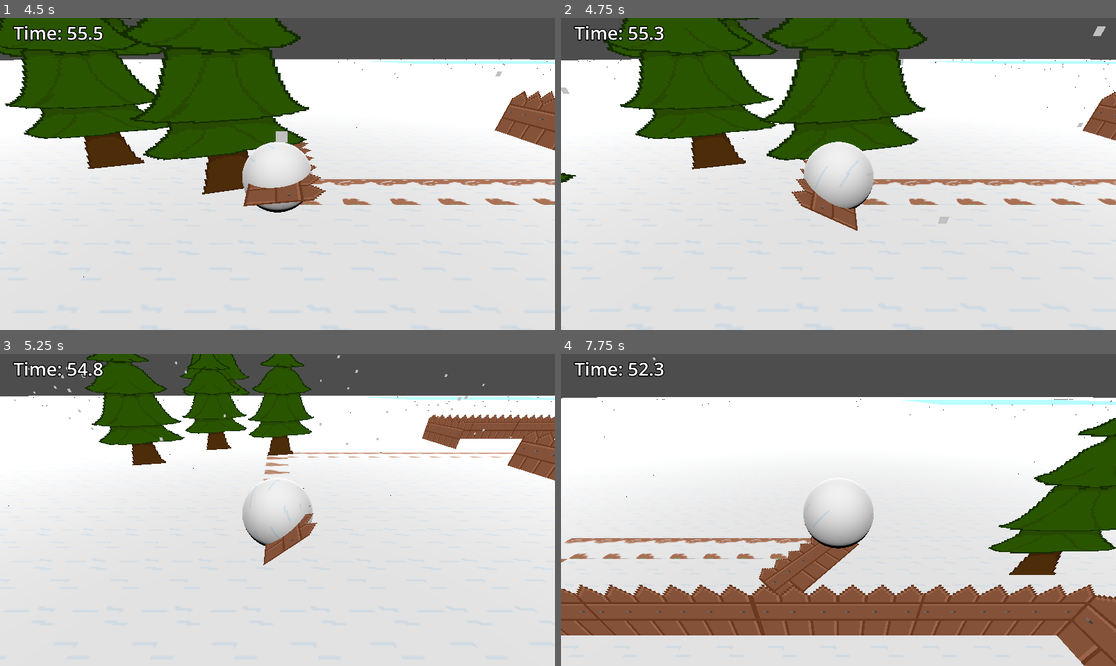
Above: before the commit, frames 1-4 (two rows, left to right).
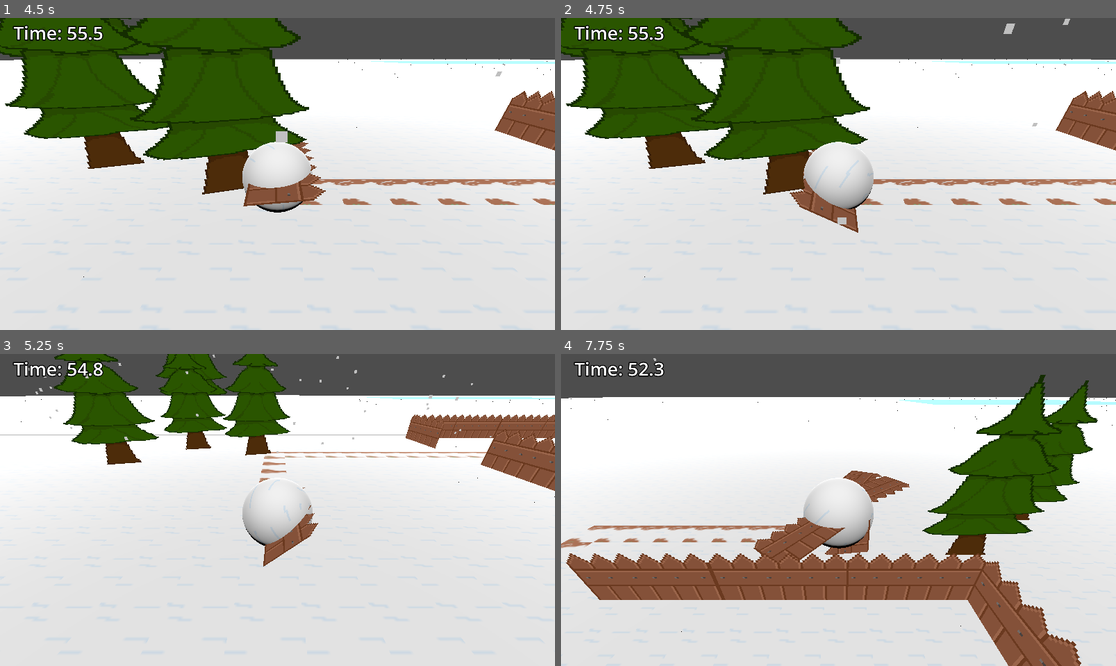
Above: after the commit, the same moments.

Repository: 15mathC/CozyWinterJam2023
Game: Godot game, scene res://main.tscn
Same seed, same stepped clock (60 frames per second), same inputs: the game is played once before the commit and once after it.
Inputs:
- Up to frame 1 (4.5 s): hold D (move right) 0.53-1.28 s; hold Space (sprint) 0.53-1.28 s; hold S (move down) 1.28-2.03 s; tap Space (sprint) at 1.35, 2.85, 4.35 s; hold D (move right) 2.03-2.78 s; hold Space (sprint) 2.03-2.78 s; tap Enter at 2.75 s; hold W (move up) 2.78-3.53 s; hold Space (sprint) 3.53-4.28 s; hold A (move left) from 3.53 s (still down)
- Up to frame 2 (4.75 s): keep holding A (move left)
- Up to frame 3 (5.25 s): release A (move left) at 5.03 s; hold S (move down) from 5.03 s (still down); hold Space (sprint) from 5.03 s (still down)
- Up to frame 4 (7.75 s): release S (move down) at 5.78 s; release Space (sprint) at 5.78 s; hold D (move right) 5.78-6.53 s; tap Space (sprint) at 5.85, 7.35 s; hold W (move up) 6.53-7.28 s; hold Space (sprint) 6.53-7.28 s; hold D (move right) from 7.28 s (still down)

Frame 1 is identical in both runs. In frame 2, 19% of the frame differs, in the area x 0-100%, y 0-84%; in frame 3, 12%; in frame 4, 37%, in the area x 0-100%, y 1-100%.

Commit message:
removed colliders on pickup

Diff:
--- a/game/Obstacle.gd
+++ b/game/Obstacle.gd
@@ -30,6 +30,7 @@
 		is_picked_up = true
 		player.grow(growth_amount)
 		self.reparent(player.get_node("Snowball"))
+		remove_child($CollisionShape3D)
 		_initial_scale = scale
 		_initial_pos = position
 		_player = player
